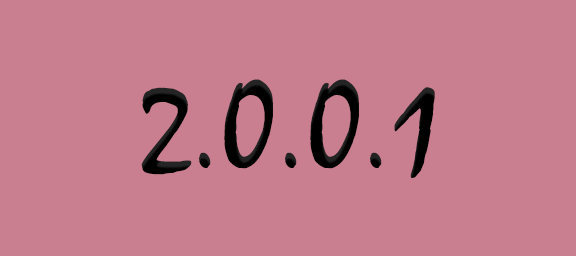
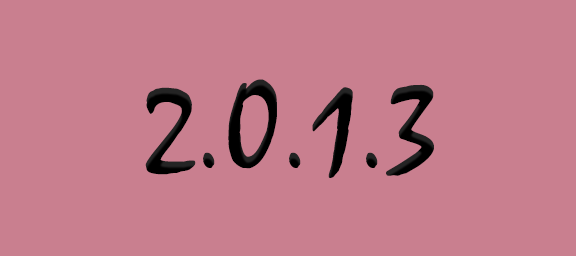
Layers edited between the first and the second 576x256 image:
renamed "2.0.0.1" to "2.0.1.3", painted on it over [141, 79, 435, 178]
